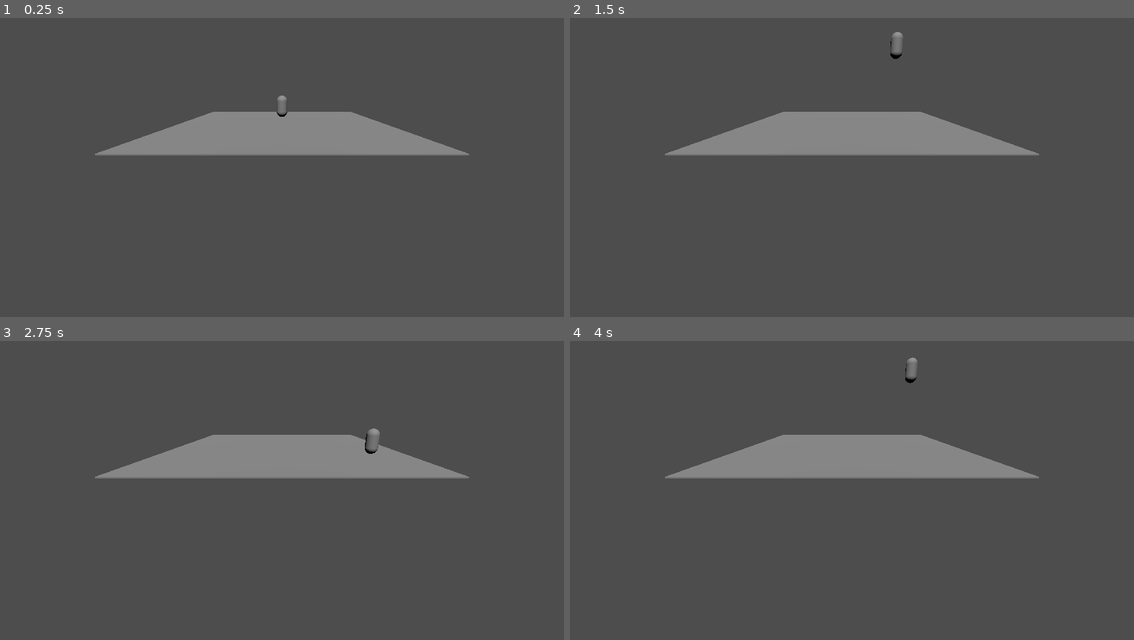
Above: before the commit, frames 1-4 (two rows, left to right).
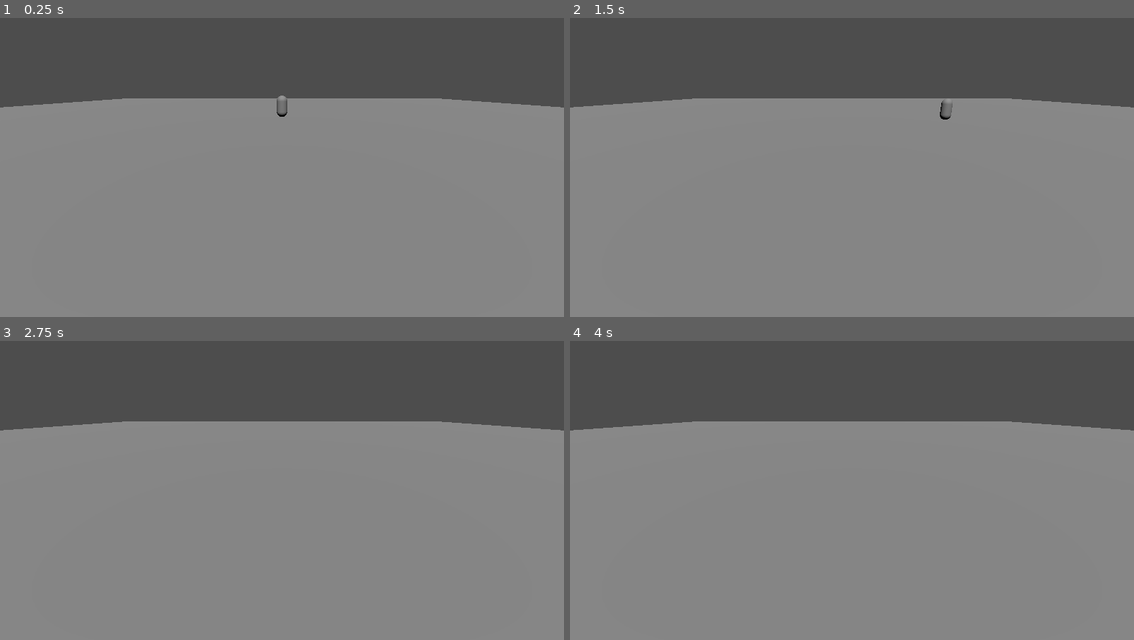
Above: after the commit, the same moments.

Repository: bvanroll/pogo
Game: Godot game, scene res://node_3d.tscn
The game is run twice, just before and just after one commit, with the same random seed, the same clock (stepped at 60 frames per second) and the same inputs.
Inputs:
- Up to frame 1 (0.25 s): no input
- Up to frame 2 (1.5 s): tap Enter (ui_accept) at 0.5, 1.35 s; hold Right (ui_right) 0.53-1.28 s; hold Enter (ui_accept) 0.53-1.28 s; hold Down (ui_down) from 1.28 s (still down)
- Up to frame 3 (2.75 s): tap Enter (ui_accept) at 1.52, 1.82 s; release Down (ui_down) at 2.03 s; hold Right (ui_right) from 2.03 s (still down); hold Enter (ui_accept) from 2.03 s (still down)
- Up to frame 4 (4 s): release Right (ui_right) at 2.78 s; release Enter (ui_accept) at 2.78 s; hold Up (ui_up) 2.78-3.53 s; tap Enter (ui_accept) at 2.85, 3.02, 3.32 s; hold Left (ui_left) from 3.53 s (still down); hold Enter (ui_accept) from 3.53 s (still down)

The runs differ from the first frame. In frame 1, 66% of the frame differs, in the area x 0-100%, y 26-100%; in frame 2, 66%; in frame 3, 66%; in frame 4, 66%, in the area x 0-100%, y 5-100%.

Commit message:
momentum works, now to find out how to impl bounce

Diff:
--- a/node_3d.tscn
+++ b/node_3d.tscn
@@ -3,10 +3,10 @@
 [ext_resource type="Script" path="res://player_move.gd" id="1_3w378"]
 
 [sub_resource type="BoxShape3D" id="BoxShape3D_xx3kl"]
-size = Vector3(20, 0.1, 20)
+size = Vector3(100, 0.1, 100)
 
 [sub_resource type="BoxMesh" id="BoxMesh_lwlrc"]
-size = Vector3(20, 0.1, 20)
+size = Vector3(100, 0.1, 100)
 
 [sub_resource type="CapsuleShape3D" id="CapsuleShape3D_fla64"]
 
--- a/player_move.gd
+++ b/player_move.gd
@@ -2,32 +2,46 @@
 
 
 const SPEED = 5.0
-const JUMP_VELOCITY = 10.5
+const AIRSPEED = 8.0
+const MAXSPEED = 8.0
+const JUMP_VELOCITY = 3.5
 
 # Get the gravity from the project settings to be synced with RigidBody nodes.
 var gravity = ProjectSettings.get_setting("physics/3d/default_gravity")
-var vel = Vector3(0.01,gravity,0.01)
 
 func _physics_process(delta):
 
 	# Add the gravity.
-	if not is_on_floor():
-		velocity.y -= gravity * delta
 
 	# Handle jump.
 	var jv = JUMP_VELOCITY + abs(velocity.y)
-	if Input.is_action_just_pressed("ui_accept") and is_on_floor():
-		velocity.y = jv
+	#if Input.is_action_just_pressed("ui_accept") and is_on_floor():
+	#	velocity.y = jv
 
 	# Get the input direction and handle the movement/deceleration.
 	# As good practice, you should replace UI actions with custom gameplay actions.
 	var input_dir = Input.get_vector("ui_left", "ui_right", "ui_up", "ui_down")
+
 	var direction = (transform.basis * Vector3(input_dir.x, 0, input_dir.y)).normalized()
-	if direction:
-		velocity.x = direction.x * SPEED
-		velocity.z = direction.z * SPEED
+
+	if is_on_floor():
+		if direction:
+			if abs(velocity.x) < MAXSPEED:
+				velocity.x += direction.x * SPEED *3. * delta
+			if abs(velocity.z) < MAXSPEED:
+				velocity.z += direction.z * SPEED *3. * delta
+		if Input.is_action_pressed("ui_accept"):
+			velocity.y += jv
+		velocity.x = move_toward(velocity.x, 0, SPEED * delta)
+		velocity.z = move_toward(velocity.z, 0, SPEED * delta)
+
 	else:
-		velocity.x = move_toward(velocity.x, 0, SPEED)
-		velocity.z = move_toward(velocity.z, 0, SPEED)
+		velocity.y -= gravity * delta
+		if direction:
+			velocity.x += direction.x * AIRSPEED *3. * delta
+			velocity.z += direction.z * AIRSPEED *3. * delta
+		velocity.x = move_toward(velocity.x, 0, SPEED * (delta/2.))
+		velocity.z = move_toward(velocity.z, 0, SPEED * (delta/2.))
+		log(1.)
 
 	move_and_slide()
